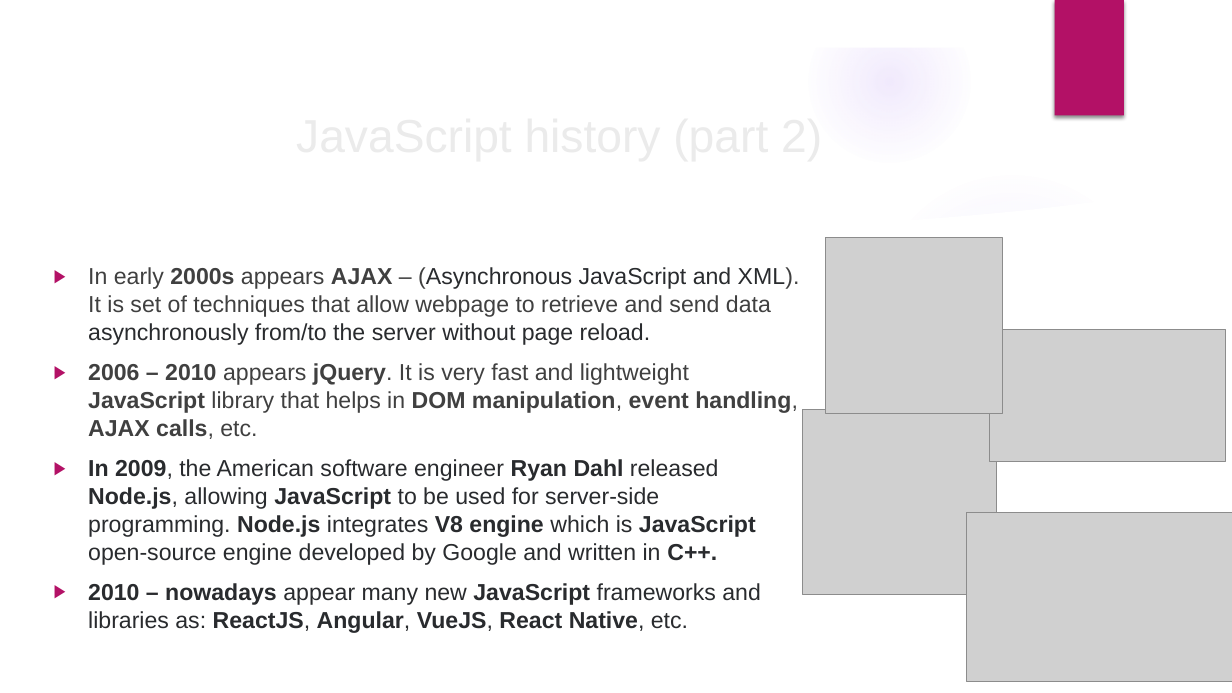
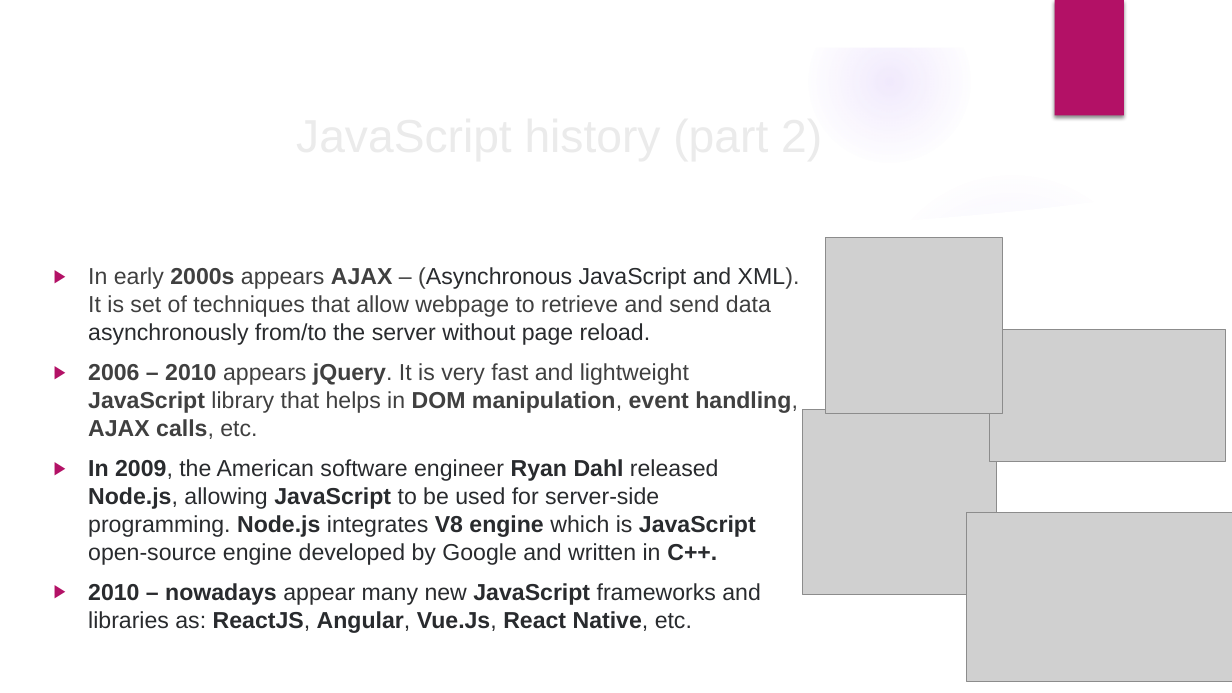
Before and after one commit to velizar92/TSK_Presentations, a slide deck: slide 3 of JS intro and overview.pptx. Drawn at 1232x693 pixels with LibreOffice and Linux fonts; fonts in the diff are those of the drawing; grey boxes stand for pictures; background and template pictures are left out. Boxes give left, top, right and bottom in pixels: in the first picture for what was removed or moved away, otherwise in the second. Text is boxed around its words. In the diff, an @@ line names an element or a change of style, - is before the commit and + after.

```diff
--- a/JS intro and overview.pptx
+++ b/JS intro and overview.pptx
@@ text at [88, 583, 761, 633]: text changed @@
-▶ 2010 – nowadays appear many new JavaScript frameworks and libraries as: ReactJS, Angular, VueJS, React Native, etc.
+▶ 2010 – nowadays appear many new JavaScript frameworks and libraries as: ReactJS, Angular, Vue.Js, React Native, etc.
```
Also in this commit, not shown: 2 other slides changed, 1 slide added.
